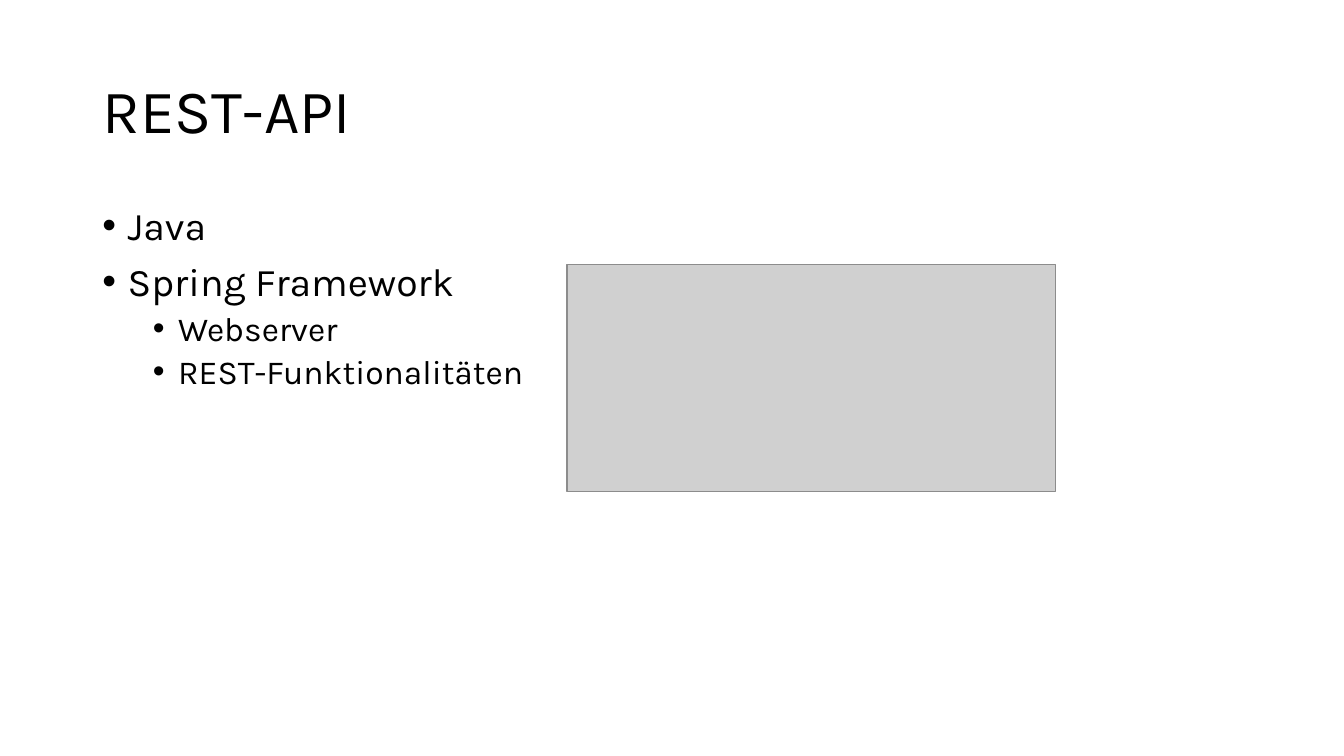
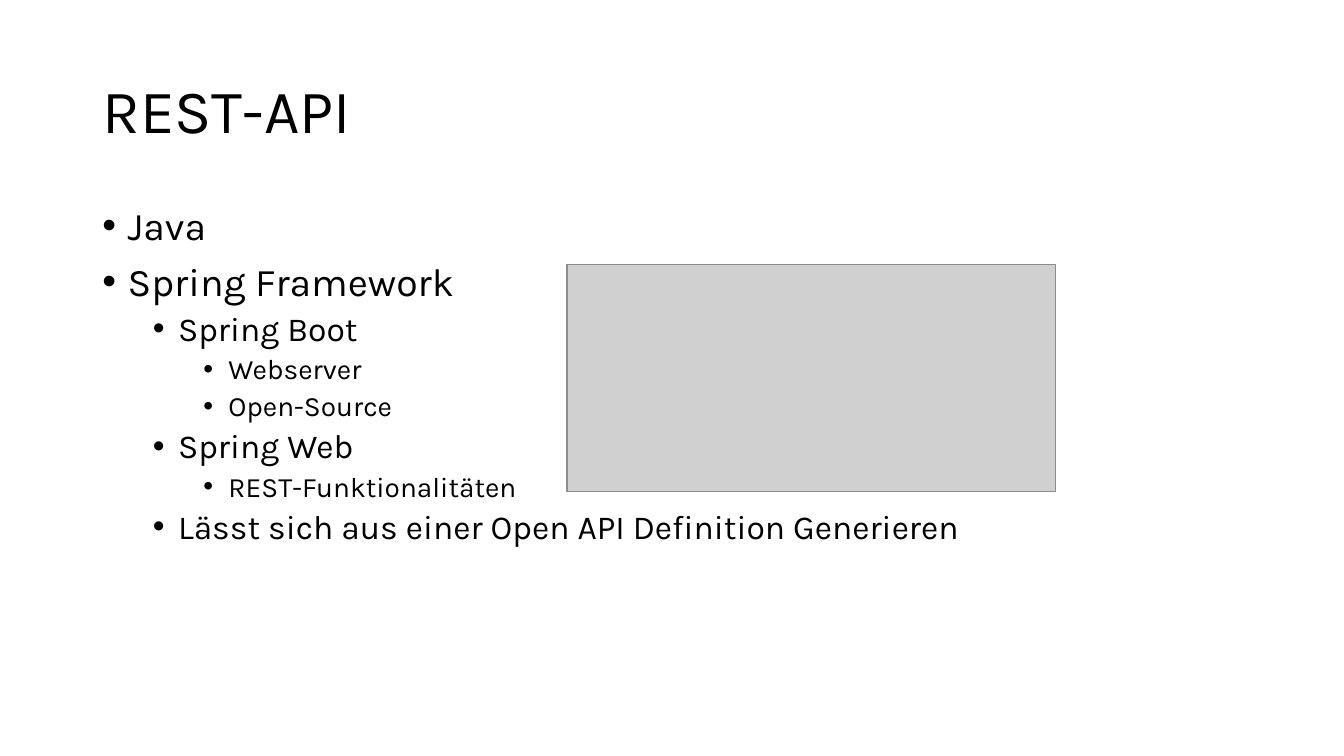
Before and after one commit to jannis1602/SmartAlarmClock, a slide deck: slide 19 of planung/Fachgespraech.pptx (slide 14 before the commit). Drawn at 1344x756 pixels with LibreOffice and Linux fonts; fonts in the diff are those of the drawing; grey boxes stand for pictures. Boxes give left, top, right and bottom in pixels: in the first picture for what was removed or moved away, otherwise in the second. Text is boxed around its words. In the diff, an @@ line names an element or a change of style, - is before the commit and + after.

```diff
--- a/planung/Fachgespraech.pptx
+++ b/planung/Fachgespraech.pptx
@@ text at [178,318,357,349]: paragraph added @@
+  • Spring Boot
@@ text at [228,360,516,498]: size 24 to 20 pt in "Webserver", "REST-Funktionalitäten"; list level 2 to 3 in "Webserver"; list level 2 to 3 in "REST-Funktionalitäten" @@
@@ text at [178,398,392,467]: paragraphs added @@
+    • Open-Source
+  • Spring Web
@@ text at [178,516,958,547]: paragraph added @@
+  • Lässt sich aus einer Open API Definition Generieren
```
Also in this commit, not shown: 5 other slides changed, 6 slides added, 10 other files.
